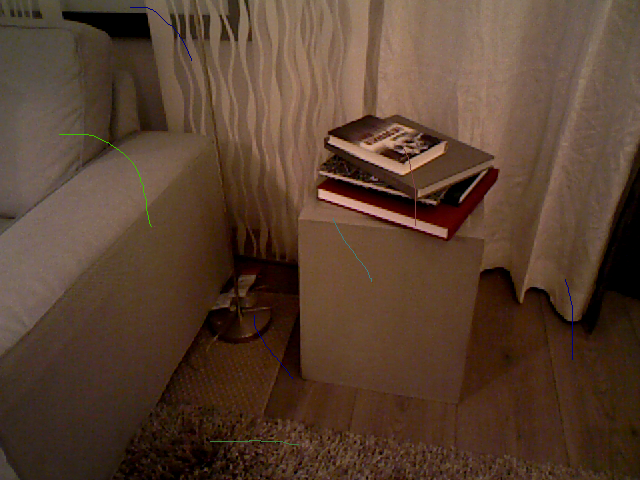
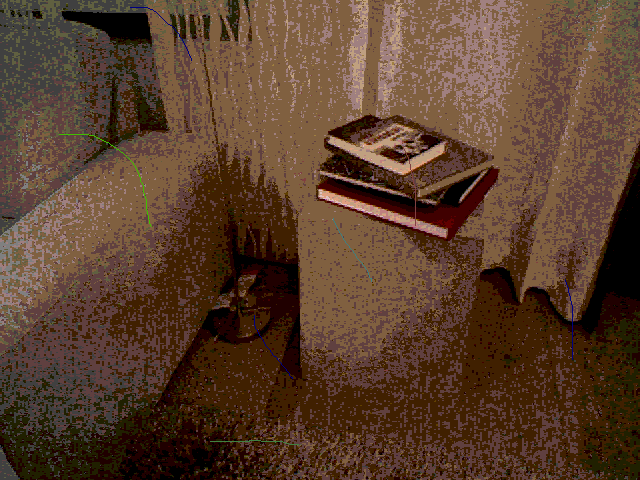
Two versions of the same layered image (640 × 480). Layer-by-layer changes:
painted on "47.png" over [0, 0, 640, 480]
